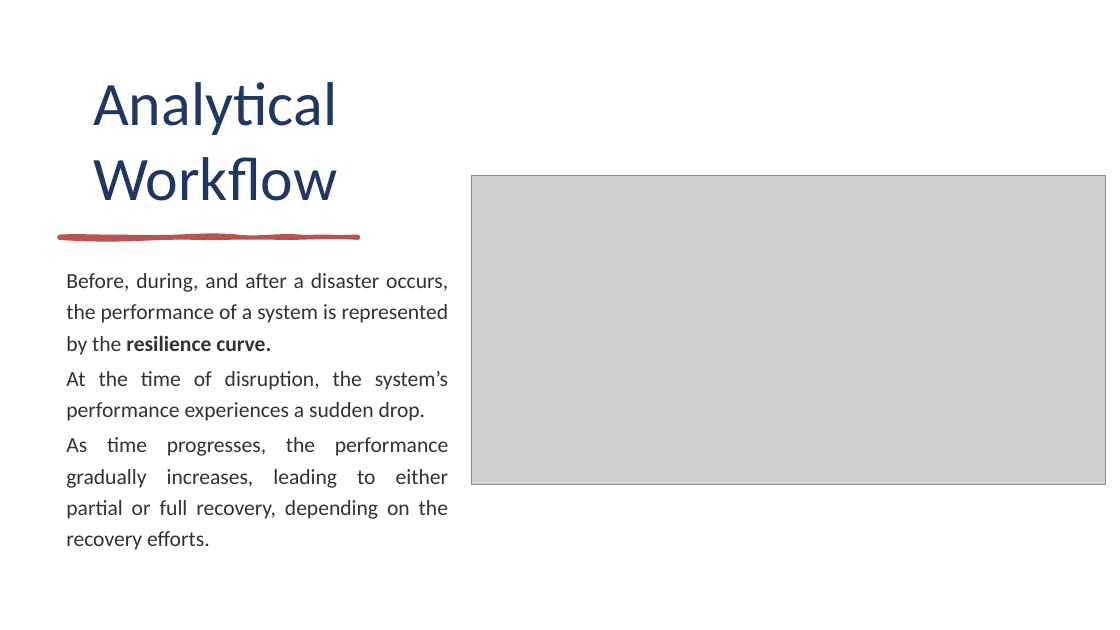
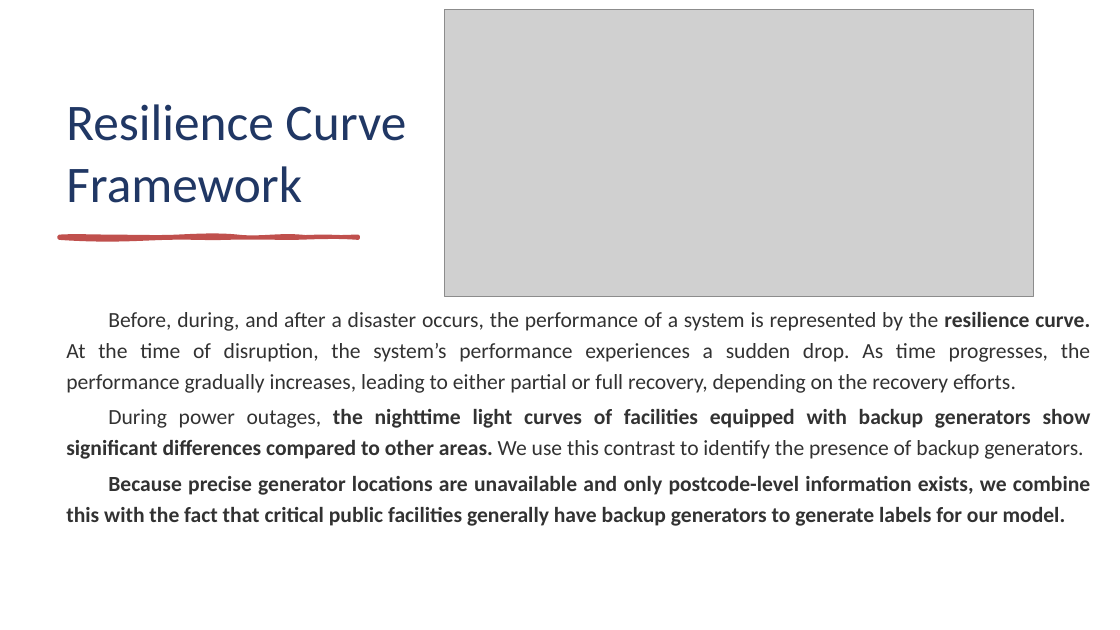
Before and after one commit to ZhiyuanZhaoMicheal/Practicum, a slide deck: slide 4 of docs/Backup_Generator_Project.pptx (slide 5 before the commit). Drawn at 1120x630 pixels with LibreOffice and Linux fonts; fonts in the diff are those of the drawing; grey boxes stand for pictures. Boxes give left, top, right and bottom in pixels: in the first picture for what was removed or moved away, otherwise in the second. Text is boxed around its words. In the diff, an @@ line names an element or a change of style, - is before the commit and + after.

Commit message:
ppt

```diff
--- a/docs/Backup_Generator_Project.pptx
+++ b/docs/Backup_Generator_Project.pptx
@@ picture: place and size @@
-picture at (471, 176, 1106, 485)
+picture at (444, 9, 1033, 296)
@@ title at (66, 104, 406, 203): text changed; size 53 to 44 pt @@
-Analytical Workflow
+Resilience Curve Framework
@@ text at (66, 312, 1091, 526): text changed @@
-Before, during, and after a disaster occurs, the performance of a system is represented by the resilience curve.
-At the time of disruption, the system’s performance experiences a sudden drop.
-As time progresses, the performance gradually increases, leading to either partial or full recovery, depending on the recovery efforts.
+Before, during, and after a disaster occurs, the performance of a system is represented by the resilience curve. At the time of disruption, the system’s performance experiences a sudden drop. As time progresses, the performance gradually increases, leading to either partial or full recovery, depending on the recovery efforts.
+During power outages, the nighttime light curves of facilities equipped with backup generators show significant differences compared to other areas. We use this contrast to identify the presence of backup generators.
+Because precise generator locations are unavailable and only postcode-level information exists, we combine this with the fact that critical public facilities generally have backup generators to generate labels for our model.
```
Also in this commit, not shown: 3 other slides changed, 3 other files.
